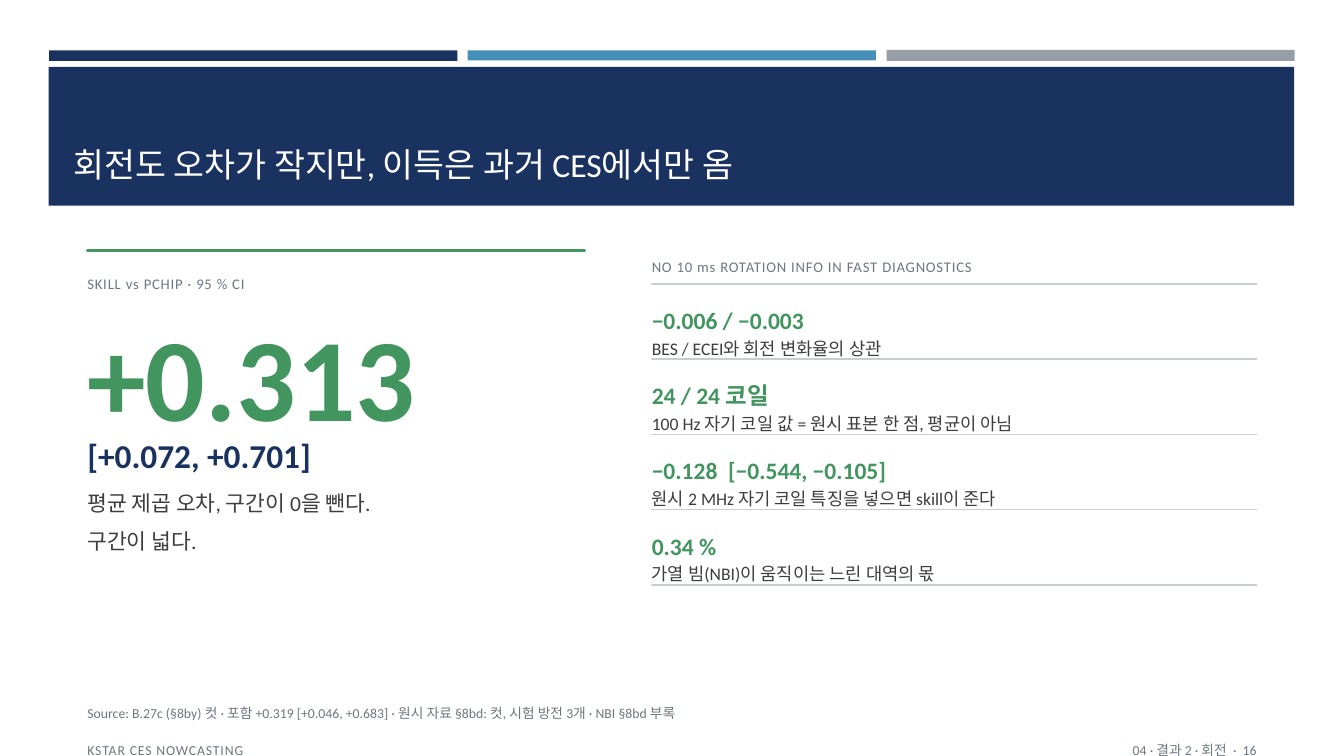
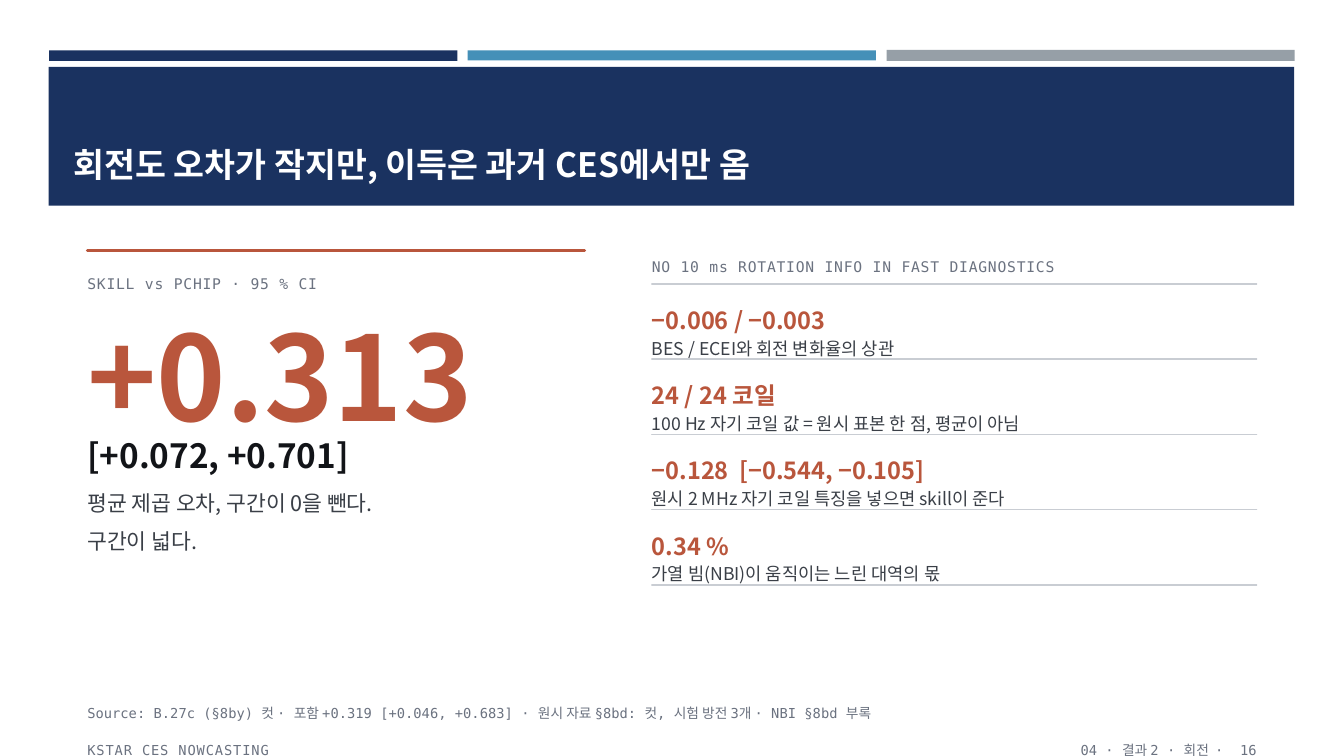
Before and after one commit to iseungsang01/ml-intern-revision, a slide deck: slide 16 of docs/presentation/KSTAR_CES_발표_v2.pptx. Drawn at 1344x756 pixels with LibreOffice and Linux fonts; fonts in the diff are those of the drawing. Boxes give left, top, right and bottom in pixels: in the first picture for what was removed or moved away, otherwise in the second. Text is boxed around its words. In the diff, an @@ line names an element or a change of style, - is before the commit and + after.

Commit message:
Talk deck v2: take only the background shapes from the lab template (three colour bars, navy title band, navy block on the cover); fonts (Pretendard, IBM Plex Mono), colours and layout back to v1. Titles sit in the band in white Pretendard bold. Rendered and checked

```diff
--- a/docs/presentation/KSTAR_CES_발표_v2.pptx
+++ b/docs/presentation/KSTAR_CES_발표_v2.pptx
@@ title "회전도 오차가 작지만, 이득은 과거 ..." at <box>74,148,750,184</box>: font Calibri to Noto Sans CJK KR, bold on @@
@@ line (88, 250) - (585, 250): stroke #42955F 2 pt to #B9563C 2 pt @@
@@ text "[+0.072, +0.701]" at <box>87,441,349,475</box>: font Calibri to Noto Sans CJK KR, text colour #1A3260 to #121418 @@
@@ font Calibri to Noto Sans CJK KR, text colour #42955F to #B9563C in 5 elements at <box>87,332,472,450</box>, <box>652,311,826,330</box>, <box>652,384,775,406</box>, <box>652,460,924,484</box>, <box>652,537,701,556</box> @@
@@ font Calibri to Noto Sans CJK KR, text colour #3D3D3D to #3A3F47 in 5 elements at <box>87,493,373,551</box>, <box>652,340,894,360</box>, <box>652,415,1020,435</box>, <box>652,490,1005,510</box>, <box>652,565,940,586</box> @@
@@ font Calibri to DejaVu Sans Mono, text colour #6E7780 to #6B7280 in 5 elements at <box>87,278,317,289</box>, <box>652,261,1055,272</box>, <box>87,706,871,721</box>, <box>87,745,268,755</box>, <box>1081,743,1257,756</box> @@
```
Also in this commit, not shown: 17 other slides changed, 1 other file.
